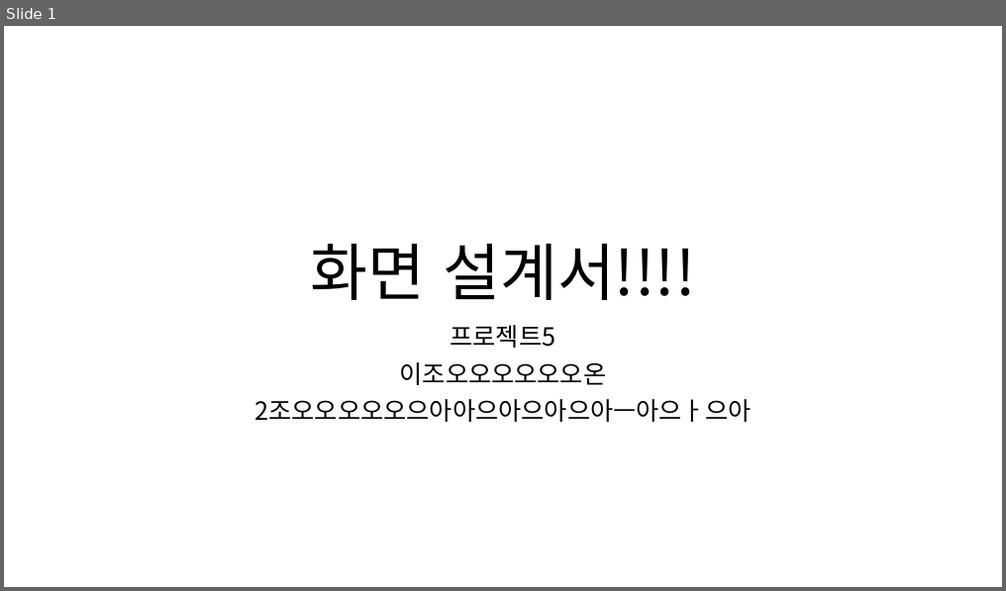
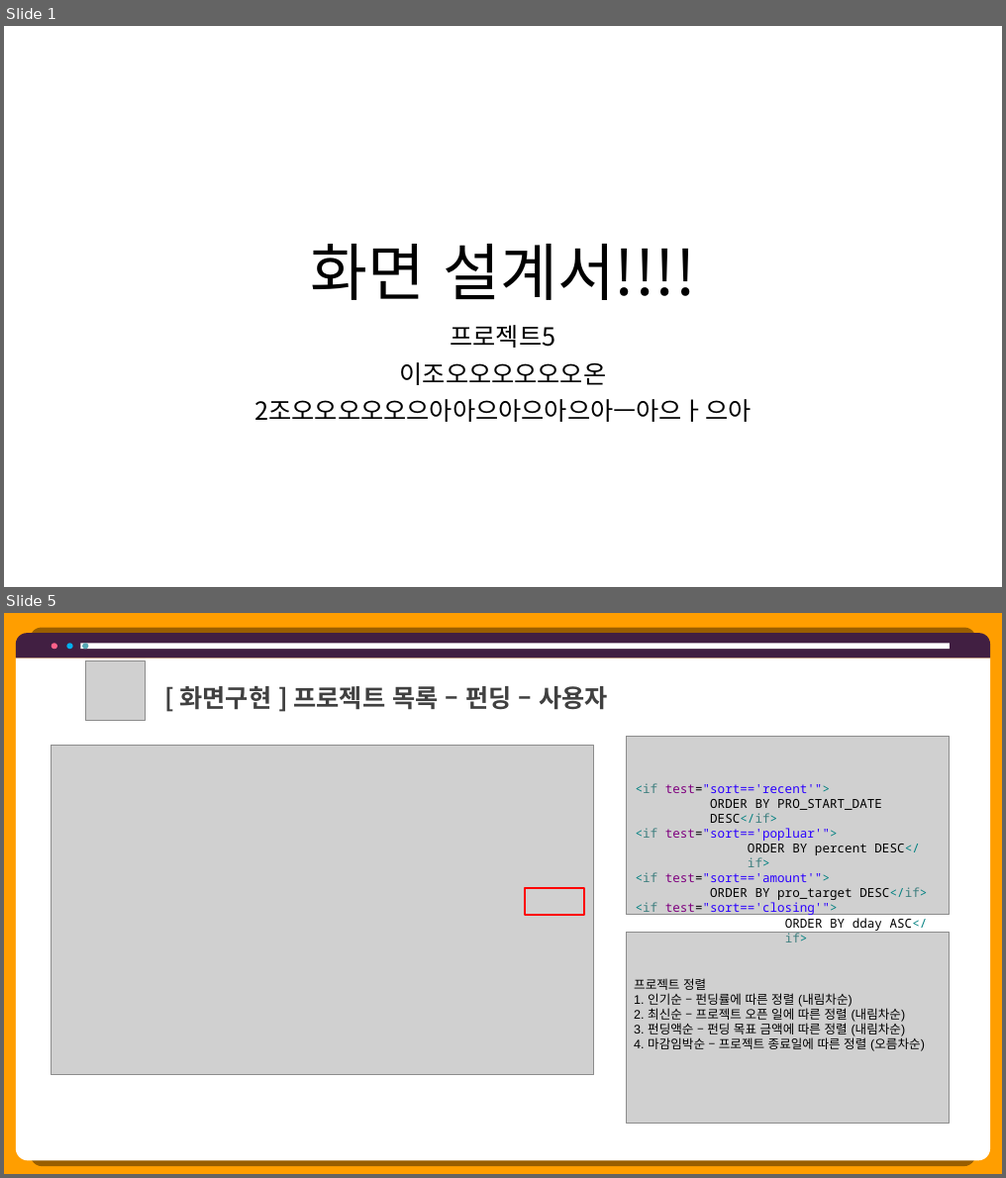
Before and after one commit to hhsw07/ezen-academy-projects, a slide deck: 0 발표용 파워포인트/0608 5차발표/0608 project06 - 파워포인트 - 민기.pptx. Shown one above the other, each under a label of ours: slide 1 before the commit, slides 1 and 5 after it; the slides between them are not shown. The pictures are 1006x591 and 1006x1178 pixels, drawn with LibreOffice and Linux fonts; fonts in the diff are those of the drawing; grey boxes stand for pictures. Boxes give left, top, right and bottom in pixels: in the first picture for what was removed or moved away, otherwise in the second. Text is boxed around its words. In the diff, an @@ line names an element or a change of style, - is before the commit and + after.

```diff
--- a/0 발표용 파워포인트/0608 5차발표/0608 project06 - 파워포인트 - 민기.pptx
+++ b/0 발표용 파워포인트/0608 5차발표/0608 project06 - 파워포인트 - 민기.pptx
@@ slide 5 added at (x1=4, y1=613, x2=1002, y2=1174), background #FF9E00 @@
@@ round same rect added at (x1=16, y1=633, x2=991, y2=658), fill #411F42 @@
@@ round same rect added at (x1=16, y1=658, x2=991, y2=1161), fill #FFFFFF @@
@@ ellipse added at (x1=52, y1=643, x2=57, y2=649), fill #FF6189 @@
@@ ellipse added at (x1=67, y1=643, x2=73, y2=649), fill #00B0F0 @@
@@ rectangle added at (x1=80, y1=643, x2=949, y2=649), fill #FFFFFF @@
@@ ellipse added at (x1=82, y1=643, x2=88, y2=649), fill #57A7B5 @@
@@ picture added at (x1=85, y1=661, x2=145, y2=720) @@
@@ text added at (x1=180, y1=686, x2=608, y2=710), 24 pt, text #404040, bold @@
+[ 화면구현 ] 프로젝트 목록 – 펀딩 – 사용자
@@ picture added at (x1=52, y1=746, x2=594, y2=1075) @@
@@ picture added at (x1=626, y1=737, x2=949, y2=916) @@
@@ text added at (x1=636, y1=783, x2=928, y2=943), 12 pt, text #000000 @@
+<if test="sort=='recent'">
+    ORDER BY PRO_START_DATE DESC</if>
+<if test="sort=='popluar'">
+      ORDER BY percent DESC</if>
+<if test="sort=='amount'">
+    ORDER BY pro_target DESC</if>
+<if test="sort=='closing'">
+        ORDER BY dday ASC</if>
@@ rectangle added at (x1=525, y1=888, x2=584, y2=915), outline #FF0000 2 pt @@
@@ picture added at (x1=626, y1=932, x2=949, y2=1124) @@
@@ text added at (x1=634, y1=978, x2=925, y2=1052), 12 pt, text #000000 @@
+프로젝트 정렬
+1. 인기순 – 펀딩률에 따른 정렬 (내림차순)
+2. 최신순 – 프로젝트 오픈 일에 따른 정렬 (내림차순)
+3. 펀딩액순 – 펀딩 목표 금액에 따른 정렬 (내림차순)
+4. 마감임박순 – 프로젝트 종료일에 따른 정렬 (오름차순)
```
Also in this commit, not shown: 18 other slides added, 7 other files.
